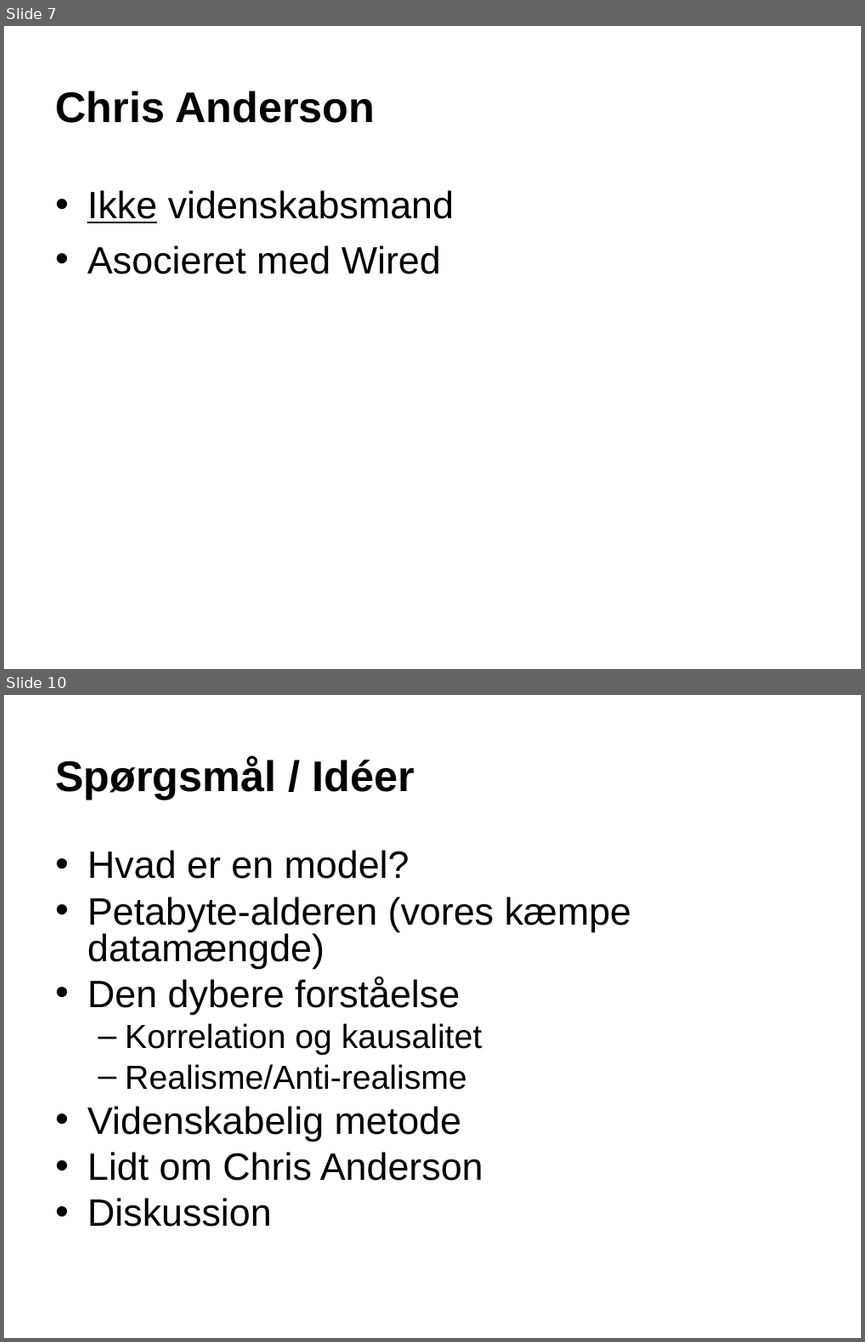
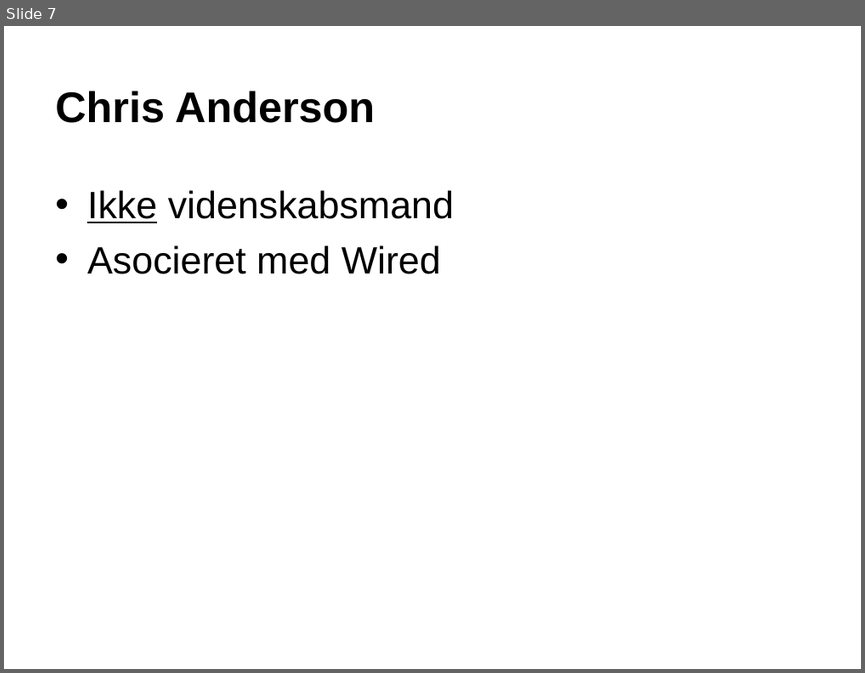
Before and after one commit to pspeder/DatVid-Assignments, a slide deck: week2/oplæg/Presentation1.pps. Shown one above the other, each under a label of ours: slides 7 and 10 before the commit, slide 7 after it; the slides between them are not shown. The pictures are 865x1342 and 865x673 pixels, drawn with LibreOffice and Linux fonts; fonts in the diff are those of the drawing; background and template pictures are left out. Boxes give left, top, right and bottom in pixels: in the first picture for what was removed or moved away, otherwise in the second. Text is boxed around its words. In the diff, an @@ line names an element or a change of style, - is before the commit and + after.

```diff
--- a/week2/oplæg/Presentation1.pps
+++ b/week2/oplæg/Presentation1.pps
@@ slide 10 removed at (4,695,861,1338), background picture (left out) @@
@@ title removed at (55,757,414,800) @@
-Spørgsmål / Idéer
@@ text removed at (87,850,631,1226) @@
-• Hvad er en model?
-• Petabyte-alderen (vores kæmpe datamængde)
-• Den dybere forståelse
-  – Korrelation og kausalitet
-  – Realisme/Anti-realisme
-• Videnskabelig metode
-• Lidt om Chris Anderson
-• Diskussion
```
Also in this commit, not shown: 2 slides changed, 1 other slide removed.
